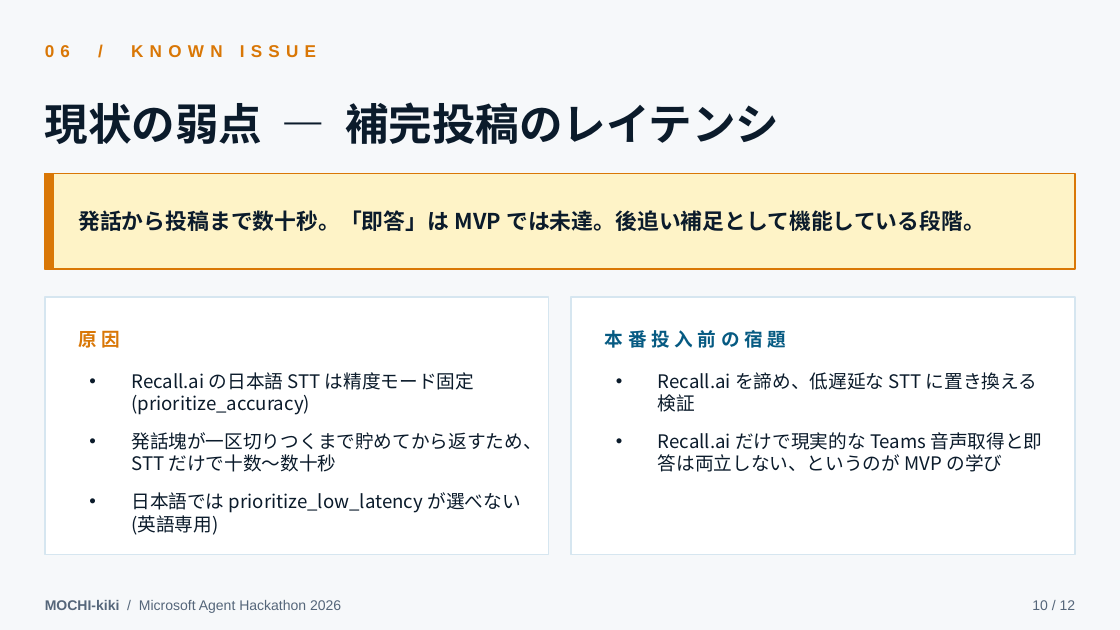
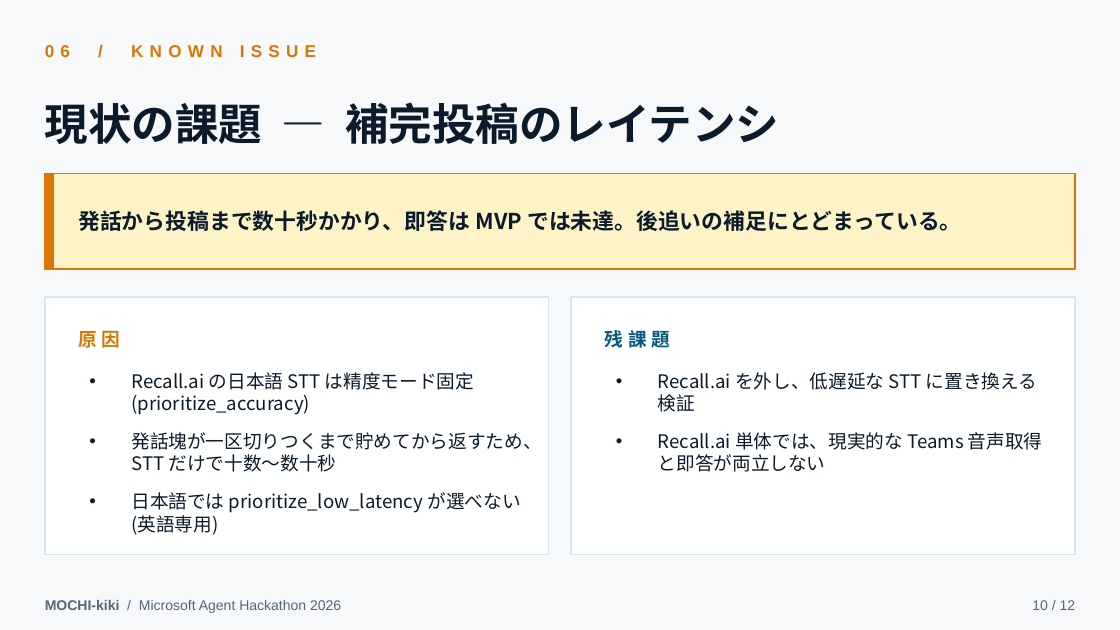
Before and after one commit to MOCHITEC/MOCHI-kiki, a slide deck: slide 10 of articles/mochi-kiki-teams-agent/video/mochi-kiki-demo-deck.pptx. Drawn at 1120x630 pixels with LibreOffice and Linux fonts; fonts in the diff are those of the drawing. Boxes give left, top, right and bottom in pixels: in the first picture for what was removed or moved away, otherwise in the second. Text is boxed around its words. In the diff, an @@ line names an element or a change of style, - is before the commit and + after.

```diff
--- a/articles/mochi-kiki-teams-agent/video/mochi-kiki-demo-deck.pptx
+++ b/articles/mochi-kiki-teams-agent/video/mochi-kiki-demo-deck.pptx
@@ text at <box>45,102,779,144</box>: text changed @@
-現状の弱点 — 補完投稿のレイテンシ
+現状の課題 — 補完投稿のレイテンシ
@@ text at <box>78,210,961,231</box>: text changed @@
-発話から投稿まで数十秒。「即答」は MVP では未達。後追い補足として機能している段階。
+発話から投稿まで数十秒かかり、即答は MVP では未達。後追いの補足にとどまっている。
@@ text at <box>605,330,670,348</box>: text changed @@
-本番投入前の宿題
+残課題
@@ text at <box>658,372,1043,472</box>: text changed @@
-• Recall.ai を諦め、低遅延な STT に置き換える検証
-• Recall.ai だけで現実的な Teams 音声取得と即答は両立しない、というのが MVP の学び
+• Recall.ai を外し、低遅延な STT に置き換える検証
+• Recall.ai 単体では、現実的な Teams 音声取得と即答が両立しない
```
Also in this commit, not shown: 5 other slides changed, 3 other files.
